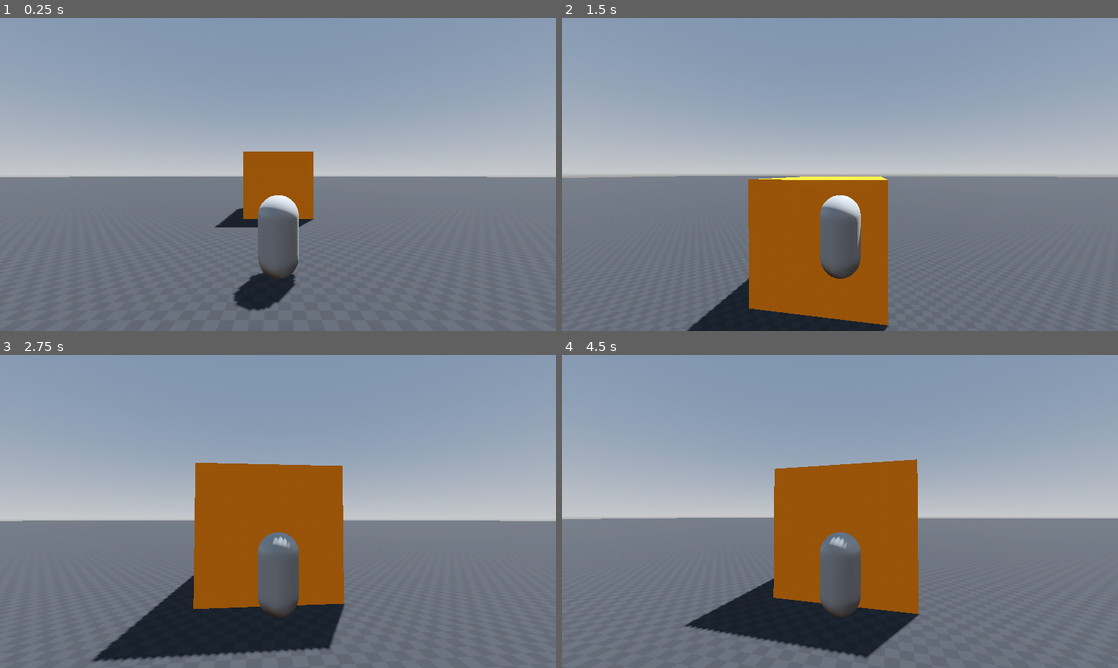
Above: before the commit, frames 1-4 (two rows, left to right).
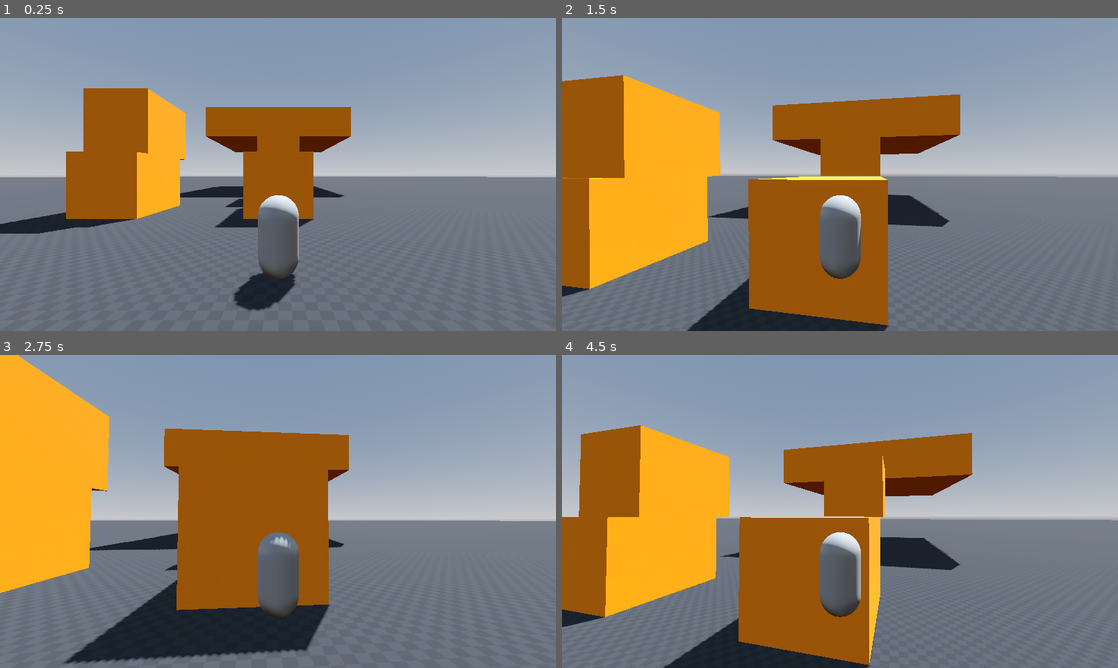
Above: after the commit, the same moments.

Repository: EveningComet/Trivania
Game: Godot game, scene res://Scenes/Game.tscn
Same seed, same stepped clock (60 frames per second), same inputs: the game is played once before the commit and once after it.
Inputs (mouse positions are in pixels of both pictures, inside the frame that each line leads up to):
- Up to frame 1 (0.25 s): no input
- Up to frame 2 (1.5 s): tap Enter at 0.5 s; move the mouse to (867, 174) at 0.52 s; hold W (move_forward) from 0.53 s (still down); tap Space (jump) at 0.6, 0.77, 1.07, 1.35 s; move the mouse to (812, 174) at 1.27 s
- Up to frame 3 (2.75 s): keep holding W (move_forward); tap Space (jump) at 1.52, 1.82, 2.1 s; move the mouse to (289, 505) at 2.02 s
- Up to frame 4 (4.5 s): keep holding W (move_forward); move the mouse to (834, 517) at 2.77 s; tap Space (jump) at 2.85, 3.02, 3.32, 3.6, 3.77, 4.07, 4.35 s; move the mouse to (878, 514) at 3.52 s; move the mouse to (795, 508) at 4.27 s

The runs differ from the first frame. In frame 1, 12% of the frame differs, in the area x 0-64%, y 22-69%; in frame 2, 23%; in frame 3, 20%; in frame 4, 32%, in the area x 0-100%, y 22-100%.

Commit message:
Ledge Grab
* Added a basic ledge grab.
* Added more platformable stuff to the play area.

Diff:
--- a/Scenes/Levels/Testing Level.tscn
+++ b/Scenes/Levels/Testing Level.tscn
@@ -37,14 +37,36 @@
 
 [node name="CSGCombiner3D" type="CSGCombiner3D" parent="."]
 use_collision = true
+collision_layer = 3
+collision_mask = 3
 
 [node name="Ground" type="CSGBox3D" parent="CSGCombiner3D"]
 size = Vector3(500, 1, 500)
 material = SubResource("StandardMaterial3D_nyex7")
 
-[node name="CSGBox3D" type="CSGBox3D" parent="CSGCombiner3D"]
+[node name="Box" type="CSGBox3D" parent="CSGCombiner3D"]
 transform = Transform3D(1, 0, 0, 0, 1, 0, 0, 0, 1, 0, 2.3, -9)
 size = Vector3(4, 4, 5)
+material = SubResource("StandardMaterial3D_w2s0q")
+
+[node name="Box4" type="CSGBox3D" parent="CSGCombiner3D"]
+transform = Transform3D(1, 0, 0, 0, 1, 0, 0, 0, 1, -10, 2.3, -9)
+size = Vector3(4, 4, 5)
+material = SubResource("StandardMaterial3D_w2s0q")
+
+[node name="Box5" type="CSGBox3D" parent="CSGCombiner3D"]
+transform = Transform3D(1, 0, 0, 0, 1, 0, 0, 0, 1, -10, 6.3, -10)
+size = Vector3(4, 4, 5)
+material = SubResource("StandardMaterial3D_w2s0q")
+
+[node name="Box2" type="CSGBox3D" parent="CSGCombiner3D"]
+transform = Transform3D(1, 0, 0, 0, 1, 0, 0, 0, 1, 0, 6.3, -17)
+size = Vector3(4, 4, 5)
+material = SubResource("StandardMaterial3D_w2s0q")
+
+[node name="Box3" type="CSGBox3D" parent="CSGCombiner3D"]
+transform = Transform3D(1, 0, 0, 0, 1, 0, 0, 0, 1, 0, 10.3, -33)
+size = Vector3(20, 4, 20)
 material = SubResource("StandardMaterial3D_w2s0q")
 
 [node name="Player" parent="." instance=ExtResource("2_758r6")]
--- a/Scenes/Player.tscn
+++ b/Scenes/Player.tscn
@@ -24,9 +24,11 @@
 transform = Transform3D(1, 0, 0, 0, 1, 0, 0, 0, 1, 0, 0.605518, -0.505707)
 size = Vector3(0.5, 0.3, 0.5)
 
-[node name="PlayerLocomotionController" type="Node" parent="." node_paths=PackedStringArray("camera_controller")]
+[node name="PlayerLocomotionController" type="Node" parent="." node_paths=PackedStringArray("camera_controller", "vertical_ledge_cast", "horizontal_ledge_cast")]
 script = ExtResource("1_b657k")
 camera_controller = NodePath("../Camera Controller")
+vertical_ledge_cast = NodePath("../Ledge Grab Rays/Vertical Ledge Cast")
+horizontal_ledge_cast = NodePath("../Ledge Grab Rays/Horizontal Ledge Cast")
 initial_state = NodePath("PLGround")
 
 [node name="PLGround" type="Node" parent="PlayerLocomotionController"]
@@ -49,6 +51,11 @@
 
 [node name="Ledge Grab Rays" type="Node3D" parent="."]
 
-[node name="Vertical Ledge Cast" type="RayCast3D" parent="Ledge Grab Rays"]
+[node name="Horizontal Ledge Cast" type="RayCast3D" parent="Ledge Grab Rays"]
 transform = Transform3D(1, 0, 0, 0, 1, 0, 0, 0, 1, 0, 0.391971, 0.0129791)
 target_position = Vector3(0, 0, -1)
+collision_mask = 2
+
+[node name="Vertical Ledge Cast" type="RayCast3D" parent="Ledge Grab Rays"]
+transform = Transform3D(1, 0, 0, 0, 1, 0, 0, 0, 1, 0, 0.75, -0.65)
+collision_mask = 2
--- a/Scripts/Player/Locomotion States/PLAir.gd
+++ b/Scripts/Player/Locomotion States/PLAir.gd
@@ -16,11 +16,6 @@
 		{'velocity': var v, 'max_jump_velocity': var mjv}:
 			velocity   = v
 			velocity.y = max_jump_velocity
-
-		# Entered from wall jump
-		{'velocity': var v, 'wall_jump_away_height': var wjah}:
-			velocity = v
-			velocity.y = wjah
 
 		# Entered from a fall
 		{'velocity': var v}:
@@ -44,9 +39,9 @@
 	if cb.is_on_ceiling() == true:
 		velocity.y = 0
 
-	# Check for wallsliding
-	if cb.is_on_wall() == true and velocity.y < 0 and Input.is_action_pressed("move_forward"):
-		my_state_machine.change_to_state("PLWallSlide")
+	# Check for ledge grabs
+	if can_ledge_grab() == true:
+		my_state_machine.change_to_state("PLLedgeGrab")
 		return
 
 	if cb.is_on_floor() == true:
@@ -80,3 +75,17 @@
 func apply_friction(delta: float) -> void:
 	if input_dir == Vector3.ZERO:
 		velocity = velocity.move_toward(Vector3.ZERO, air_friction * delta)
+
+func can_ledge_grab() -> bool:
+	# Only ledge grab when the player is falling
+	if cb.is_on_floor() == false and velocity.y < 0.0:
+		var vertical_ledge_cast: RayCast3D = my_state_machine.vertical_ledge_cast
+		var horizontal_ledge_cast: RayCast3D = my_state_machine.horizontal_ledge_cast
+		if vertical_ledge_cast.is_colliding() == true:
+			var vert_collision_point = vertical_ledge_cast.get_collision_point()
+			horizontal_ledge_cast.global_transform.origin.y = vert_collision_point.y - 0.01
+
+			# Ledge grab if all the checks are clear
+			if horizontal_ledge_cast.is_colliding() == true:
+				return true
+	return false
--- a/Scripts/Player/Locomotion States/PLLedgeGrab.gd
+++ b/Scripts/Player/Locomotion States/PLLedgeGrab.gd
@@ -4,3 +4,26 @@
 # How far away do we want to be from the collision point?
 var horizontal_dist_away_from_ledge: float = -0.5
 var vertical_dist_away_from_ledge:   float = 0.5
+
+func enter(msgs: Dictionary = {}) -> void:
+	var vert_collision_point = my_state_machine.vertical_ledge_cast.get_collision_point()
+	var hori_collision_point = my_state_machine.horizontal_ledge_cast.get_collision_point()
+	cb.global_transform.origin = hori_collision_point - cb.basis.z * horizontal_dist_away_from_ledge
+	cb.global_transform.origin.y = vert_collision_point.y - vertical_dist_away_from_ledge
+	# TODO: Face the collision point.
+
+func exit() -> void:
+	velocity = Vector3.ZERO
+
+func physics_update(delta: float) -> void:
+	handle_move(delta)
+
+func handle_move(delta: float) -> void:
+	if Input.is_action_just_pressed("jump"):
+		my_state_machine.change_to_state(
+			"PLAir",
+			{velocity = velocity, max_jump_velocity = max_jump_velocity}
+		)
+		return
+
+	# TODO: Handle moving platforms.
--- a/Scripts/Player/PlayerLocomotionController.gd
+++ b/Scripts/Player/PlayerLocomotionController.gd
@@ -2,6 +2,8 @@
 class_name PlayerLocomotionController extends StateMachine
 
 @export var camera_controller: CameraController
+@export var vertical_ledge_cast:   RayCast3D
+@export var horizontal_ledge_cast: RayCast3D
 
 var cb: CharacterBody3D
 
